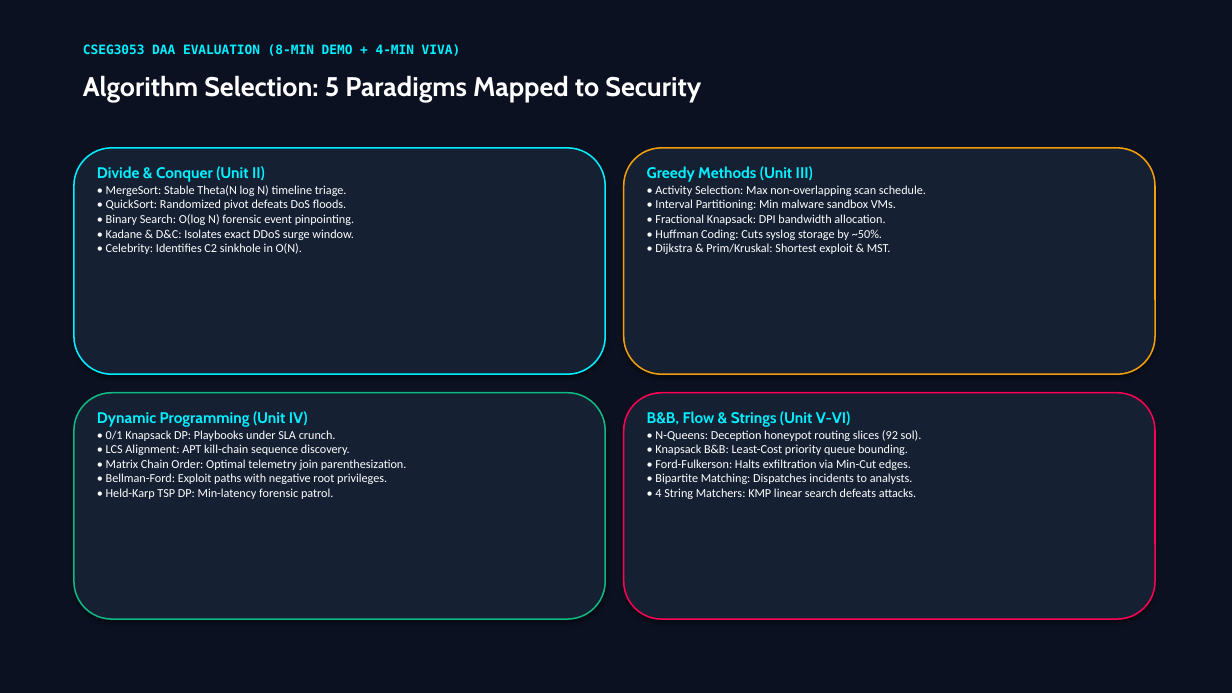
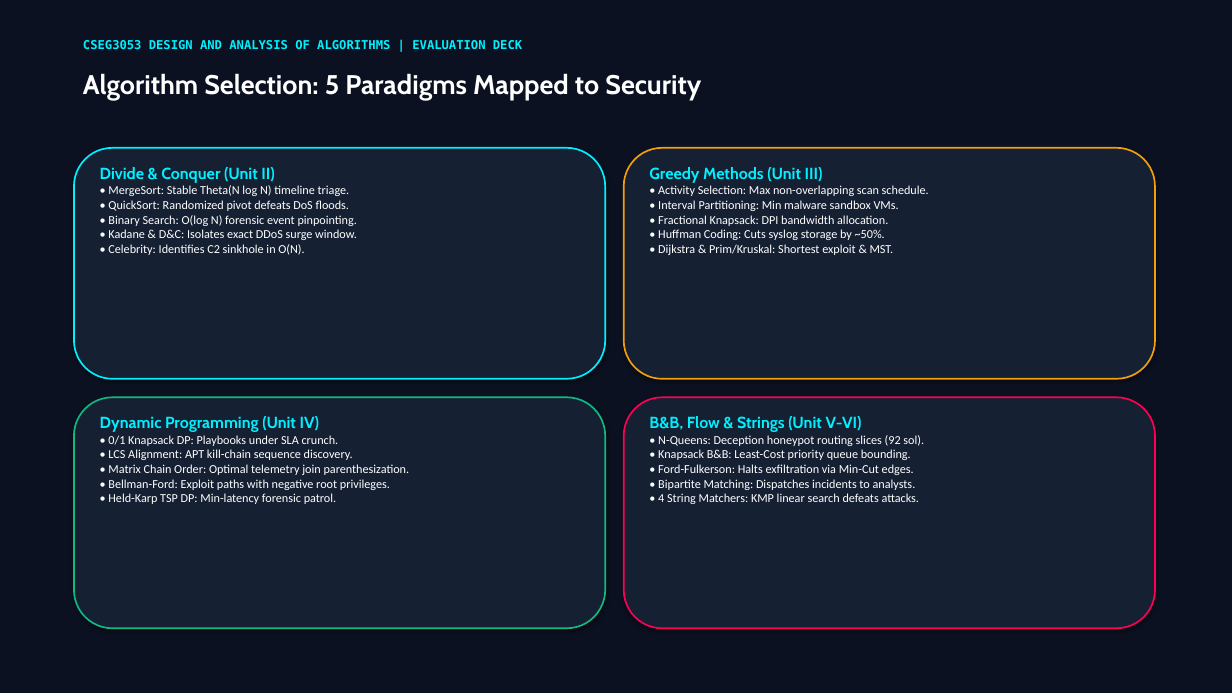
Before and after one commit to SPARSHsrihero1/cseg3053-cyber-threat-engine, a slide deck: slide 3 of presentation/CSEG3053_8Min_Evaluation_Deck.pptx. Drawn at 1232x693 pixels with LibreOffice and Linux fonts; fonts in the diff are those of the drawing. Boxes give left, top, right and bottom in pixels: in the first picture for what was removed or moved away, otherwise in the second. Text is boxed around its words. In the diff, an @@ line names an element or a change of style, - is before the commit and + after.

Commit message:
feat(presentation): build impactful 7-slide evaluation deck with styled benchmark table and KPI badges

```diff
--- a/presentation/CSEG3053_8Min_Evaluation_Deck.pptx
+++ b/presentation/CSEG3053_8Min_Evaluation_Deck.pptx
@@ text at [83, 40, 522, 49]: text changed; size 10 to 9.5 pt @@
-CSEG3053 DAA EVALUATION (8-MIN DEMO + 4-MIN VIVA)
+CSEG3053 DESIGN AND ANALYSIS OF ALGORITHMS | EVALUATION DECK
@@ rounded rectangle: place and size @@
-rounded rectangle at [74, 148, 605, 374]
+rounded rectangle at [74, 148, 605, 379]
@@ rounded rectangle at [74, 148, 605, 379]: outline #00F0FF 1.2 pt to #00F0FF 1.3 pt @@
@@ rounded rectangle: place and size @@
-rounded rectangle at [624, 148, 1155, 374]
+rounded rectangle at [624, 148, 1155, 379]
@@ rounded rectangle at [624, 148, 1155, 379]: outline #F59E0B 1.2 pt to #F59E0B 1.3 pt @@
@@ text at [100, 167, 274, 183]: size 12 to 12.5 pt in "Divide & Conquer (Unit II)" @@
@@ text at [649, 167, 823, 183]: size 12 to 12.5 pt in "Greedy Methods (Unit III)" @@
@@ rounded rectangle: place and size @@
-rounded rectangle at [74, 393, 605, 619]
+rounded rectangle at [74, 397, 605, 628]
@@ rounded rectangle at [74, 397, 605, 628]: outline #10B981 1.2 pt to #10B981 1.3 pt @@
@@ text at [100, 416, 319, 432]: size 12 to 12.5 pt in "Dynamic Programming (Unit IV)" @@
@@ rounded rectangle: place and size @@
-rounded rectangle at [624, 393, 1155, 619]
+rounded rectangle at [624, 397, 1155, 628]
@@ rounded rectangle at [624, 397, 1155, 628]: outline #FF0055 1.2 pt to #FF0055 1.3 pt @@
@@ text at [649, 416, 862, 432]: size 12 to 12.5 pt in "B&B, Flow & Strings (Unit V-VI)" @@
```
Also in this commit, not shown: 6 other slides changed, 3 other files.
